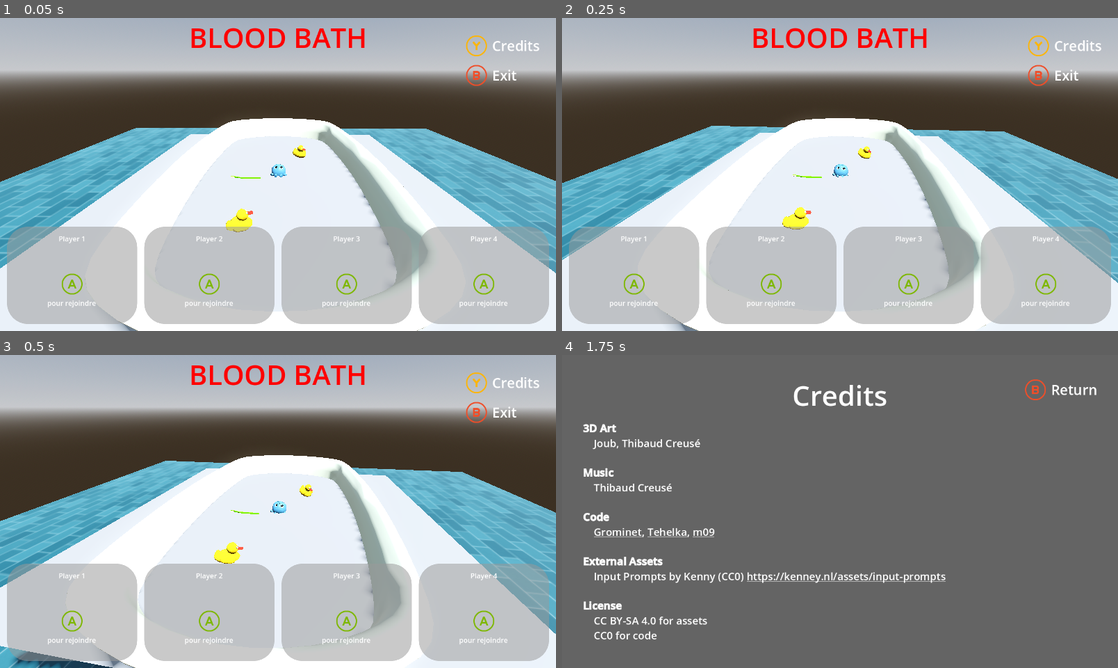
Above: before the commit, frames 1-4 (two rows, left to right).
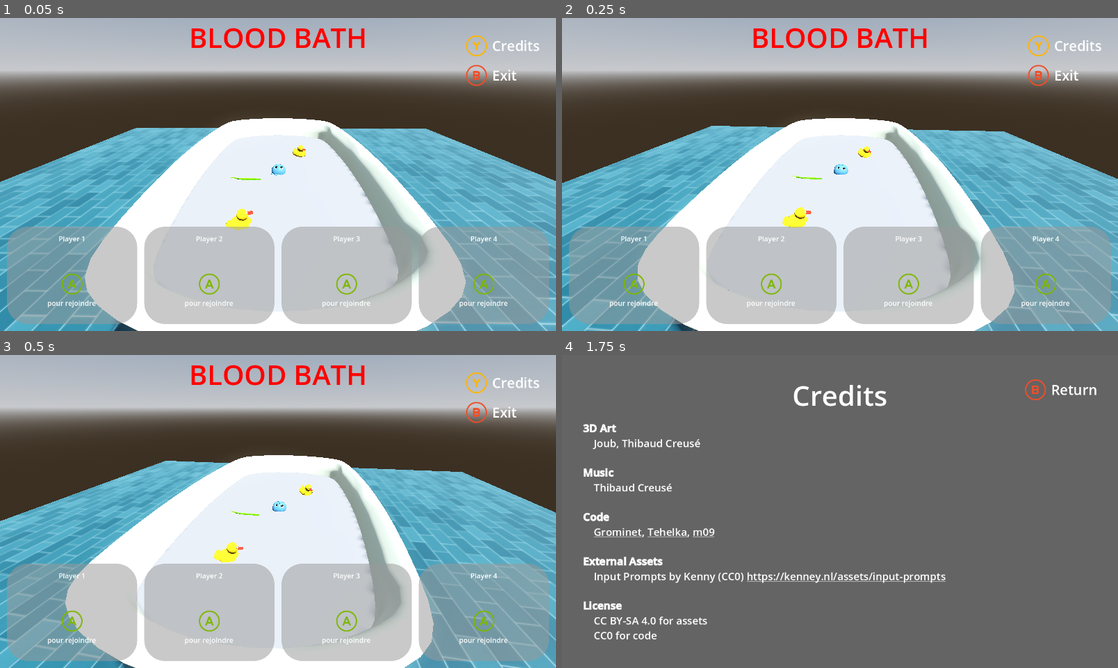
Above: after the commit, the same moments.

Repository: Gr0minet/ggj2025
Game: Godot game, scene res://scenes/test_all.tscn
Two runs of this game, one before a commit and one after it. Both use one fixed random seed, a clock stepped at 60 frames per second and the inputs below.
Inputs:
- Up to frame 1 (0.05 s): no input
- Up to frame 2 (0.25 s): no input
- Up to frame 3 (0.5 s): no input
- Up to frame 4 (1.75 s): hold I (change_color_up) 0.53-1.28 s; hold J (join_game) 0.53-1.28 s; hold O (change_color_down) from 1.28 s (still down); tap C (show_credits) at 1.35 s

The runs differ from the first frame. In frame 1, 14% of the frame differs, in the area x 0-100%, y 37-100%; in frame 2, 14%; in frame 3, 14%, in the area x 0-100%, y 36-100%; in frame 4, nothing differs.

Commit message:
Remet l'ancien shader de l'eau

Diff:
--- a/godot/environment/water/water.gdshader
+++ b/godot/environment/water/water.gdshader
@@ -24,8 +24,8 @@
 
 void vertex(){
   base_offset = (UV * 0.5) + TIME * 0.01;
-  float h = get_noise(base_offset) * 0.1;
-  VERTEX.y += h;
+  float h = 1.0;//get_noise(base_offset) * 0.1;
+  //VERTEX.y += h;
   vec3 normal = normalize(vec3(
     h - get_noise(base_offset + vec2(0.8, 0.0)),
     8.0,
@@ -62,14 +62,14 @@
   camera_position = VIEW_MATRIX * camera_position;
 
   // check if the pixel is inside the bathtub or not
-  bool inside = dot(screen_normal, camera_position.xyz - world_pos.xyz) > 0.0;
-  // make sure we have a object behind the water
-  bool valid = depth_tex > 0.0;
-
-  // if we're outside the bathtub, discard the pixel
-  if (!valid || !inside) {
-    discard;
-  }
+  //bool inside = dot(screen_normal, camera_position.xyz - world_pos.xyz) > 0.0;
+  //// make sure we have a object behind the water
+  //bool valid = depth_tex > 0.0;
+//
+  //// if we're outside the bathtub, discard the pixel
+  //if (!valid || !inside) {
+    //discard;
+  //}
 
    ROUGHNESS = 0.95;
   SPECULAR = 0.5;
--- a/godot/main/main.tscn
+++ b/godot/main/main.tscn
@@ -47,27 +47,6 @@
 shader_parameter/main_noise_sampler = SubResource("NoiseTexture2D_q7dij")
 shader_parameter/caustic_sampler = ExtResource("2_woun1")
 
-[sub_resource type="FastNoiseLite" id="FastNoiseLite_imin5"]
-
-[sub_resource type="NoiseTexture2D" id="NoiseTexture2D_xrw8s"]
-seamless = true
-noise = SubResource("FastNoiseLite_imin5")
-
-[sub_resource type="ShaderMaterial" id="ShaderMaterial_nyuec"]
-render_priority = -1
-shader = ExtResource("1_gudu6")
-shader_parameter/water_color = Color(0.133333, 0.490196, 0.823529, 1)
-shader_parameter/water_depth_color = Color(0.133333, 0.490196, 0.823529, 1)
-shader_parameter/water_edge_distance = 0.02
-shader_parameter/water_depth_distance = 8.0
-shader_parameter/water_texture_scale = 4.0
-shader_parameter/main_noise_sampler = SubResource("NoiseTexture2D_xrw8s")
-shader_parameter/caustic_sampler = ExtResource("2_woun1")
-
-[sub_resource type="PlaneMesh" id="PlaneMesh_h4pj0"]
-material = SubResource("ShaderMaterial_nyuec")
-size = Vector2(4, 4)
-
 [node name="Main" type="Node3D" node_paths=PackedStringArray("players_parent_node", "player_spawns")]
 transform = Transform3D(1, 0, -1.06581e-14, 0, 1, 0, 1.06581e-14, 0, 1, 0, 0, 0)
 script = ExtResource("1_bujv1")
@@ -116,7 +95,7 @@
 shape = SubResource("BoxShape3D_1b16v")
 
 [node name="CollisionShape3D3" type="CollisionShape3D" parent="Baignoire"]
-transform = Transform3D(0.996195, 0, 0.0871557, 0, 1, 0, -0.0871557, 0, 0.996195, 0.546639, 0.6, 0.52965)
+transform = Transform3D(0.991507, 0, 0.130059, 0, 1, 0, -0.130059, 0, 0.991507, 0.546639, 0.6, 0.52965)
 shape = SubResource("BoxShape3D_1b16v")
 
 [node name="CollisionShape3D5" type="CollisionShape3D" parent="Baignoire"]
@@ -133,15 +112,10 @@
 
 [node name="FLOTTE2" parent="." instance=ExtResource("3_qnajh")]
 transform = Transform3D(2, 0, 0, 0, 2, 0, 0, 0, 2, 0, -0.179578, 0)
-visible = false
 
 [node name="FLOTTE" parent="FLOTTE2" index="0"]
 transform = Transform3D(1.04346, 0, 0, 0, 1.04346, 0, 0, 0, 1.04346, 0, 0.589272, 0)
 surface_material_override/0 = SubResource("ShaderMaterial_6uoci")
-
-[node name="Water" type="MeshInstance3D" parent="."]
-transform = Transform3D(1, 0, 0, 0, 1, 0, 0, 0, 1, 0, 0.975846, 0)
-mesh = SubResource("PlaneMesh_h4pj0")
 
 [node name="Players" type="Node3D" parent="."]
 
@@ -160,7 +134,7 @@
 script = null
 
 [node name="ToothBrush" parent="Items" instance=ExtResource("8_vqbr5")]
-transform = Transform3D(-8.74228e-08, -8.74228e-08, -2, -2, 3.82137e-15, 8.74228e-08, -7.62305e-22, 2, -8.74228e-08, 0.2, 1.03402, 0.4)
+transform = Transform3D(-8.74228e-08, -8.74228e-08, -2, -2, 3.82137e-15, 8.74228e-08, -7.62305e-22, 2, -8.74228e-08, 0.2, 1.01571, 0.4)
 collision_layer = 1
 collision_mask = 1
 script = null
--- a/godot/main/player_spawns.gd
+++ b/godot/main/player_spawns.gd
@@ -17,7 +17,7 @@
 	if len(_spawn_available) == 0:
 		return Vector3(-1, -1, -1)
 
-	var spawn_pos:Variant= _spawn_available.pop_at(randi_range(0, len(_spawn_available)))
+	var spawn_pos:Variant= _spawn_available.pop_at(randi_range(0, len(_spawn_available) - 1))
 
 	if spawn_pos == null:
 		return Vector3(-1, -1, -1)
Not shown: 1 places in godot/main/main.tscn that only renumber resources
Not shown, changed: godot/todo.txt
